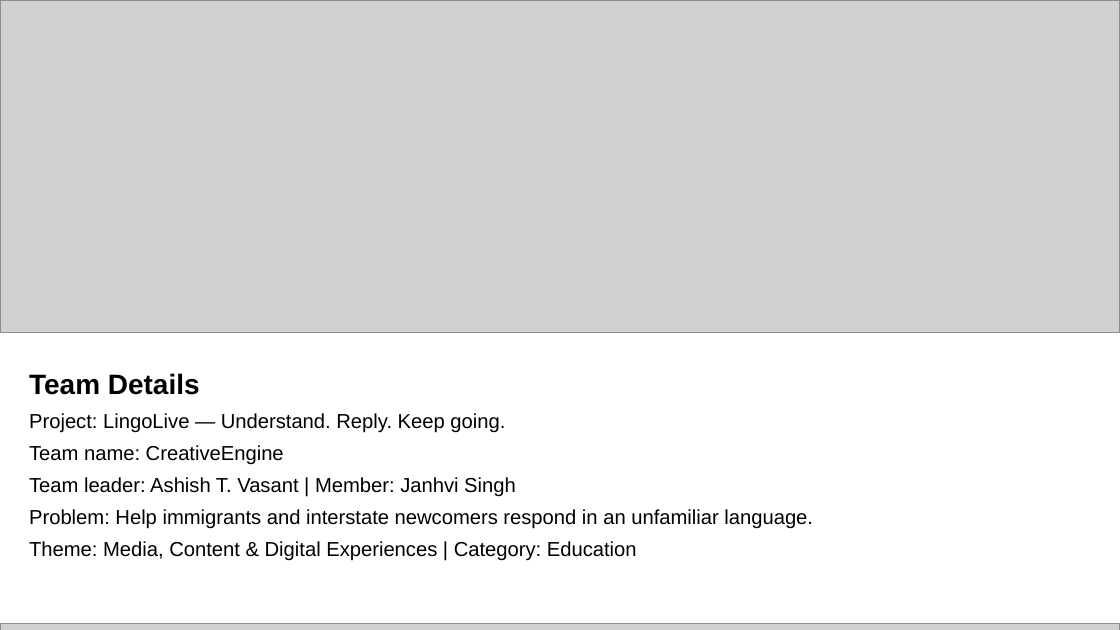
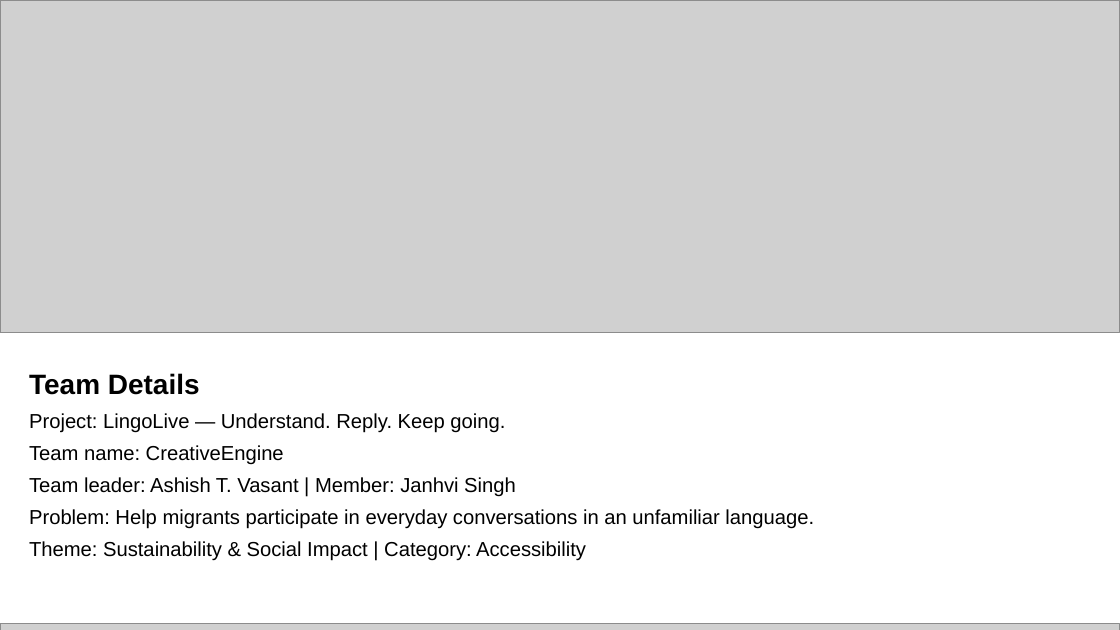
Before and after one commit to U4AR/LingoLive, a slide deck: slide 1 of docs/submission/LingoLive-Pitch-Deck.pptx. Drawn at 1120x630 pixels with LibreOffice and Linux fonts; fonts in the diff are those of the drawing; grey boxes stand for pictures. Boxes give left, top, right and bottom in pixels: in the first picture for what was removed or moved away, otherwise in the second. Text is boxed around its words. In the diff, an @@ line names an element or a change of style, - is before the commit and + after.

Commit message:
Refine Accessibility submission and five-dollar learner cost model

```diff
--- a/docs/submission/LingoLive-Pitch-Deck.pptx
+++ b/docs/submission/LingoLive-Pitch-Deck.pptx
@@ text at bbox=[29, 509, 814, 561]: text changed @@
-Problem: Help immigrants and interstate newcomers respond in an unfamiliar language.
-Theme: Media, Content & Digital Experiences | Category: Education
+Problem: Help migrants participate in everyday conversations in an unfamiliar language.
+Theme: Sustainability & Social Impact | Category: Accessibility
```
Also in this commit, not shown: 12 other slides changed, 28 other files.
